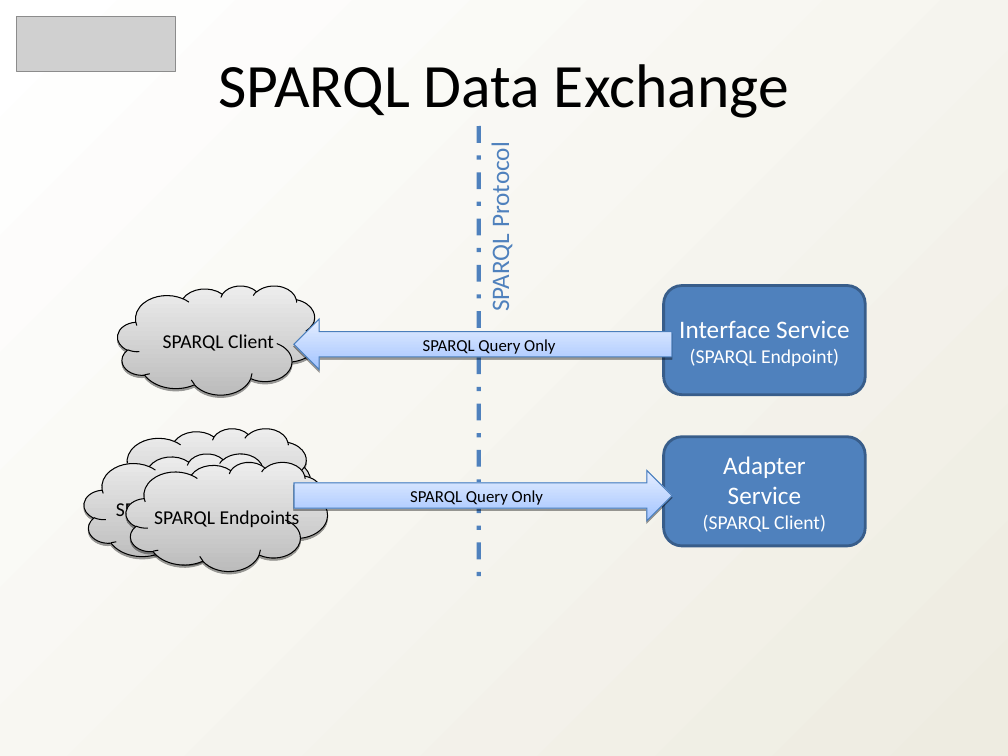
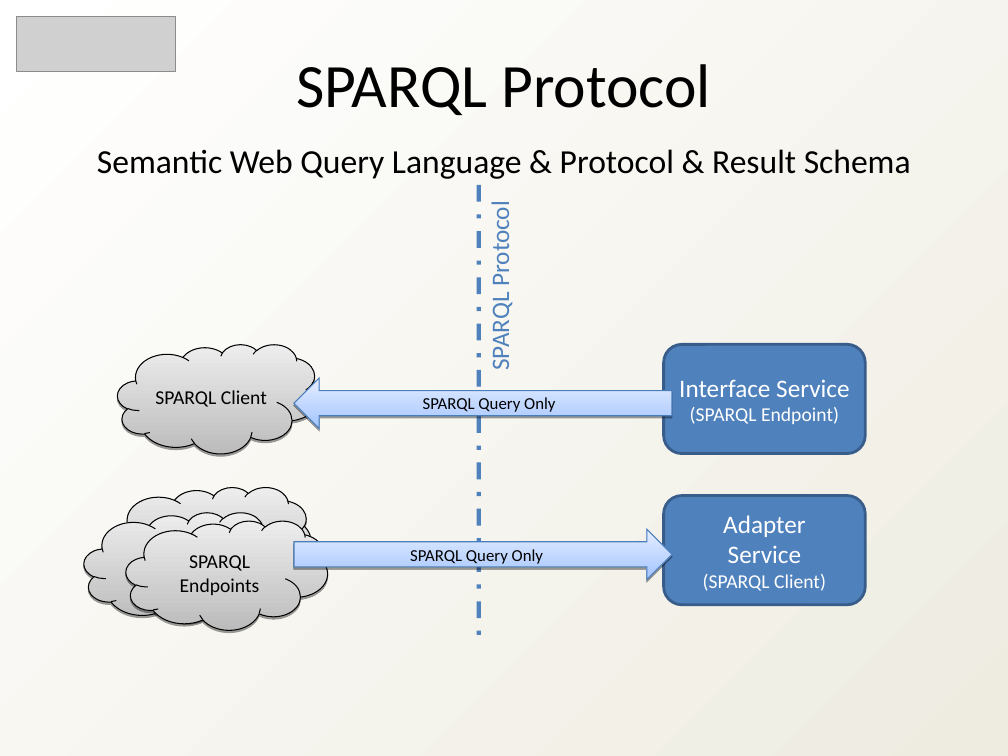
Before and after one commit to heyena/iring-tools, a slide deck: slide 13 of trunk/Documentation/iRINGTools_Overview_v2.1.0.ppt. Drawn at 1008x756 pixels with LibreOffice and Linux fonts; fonts in the diff are those of the drawing; grey boxes stand for pictures. Boxes give left, top, right and bottom in pixels: in the first picture for what was removed or moved away, otherwise in the second. Text is boxed around its words. In the diff, an @@ line names an element or a change of style, - is before the commit and + after.

```diff
--- a/trunk/Documentation/iRINGTools_Overview_v2.1.0.ppt
+++ b/trunk/Documentation/iRINGTools_Overview_v2.1.0.ppt
@@ text at [296,64,711,115]: text changed @@
-SPARQL Data Exchange
+SPARQL Protocol
@@ text added at [97,149,911,179], 24 pt, text #000000 @@
+Semantic Web Query Language & Protocol & Result Schema
@@ 2 right arrows, 2 rounded rectangles, 2 freeform shapes, 1 text, 1 line: place and size @@
-2 right arrows, 2 rounded rectangles, 2 freeform shapes, 1 text, 1 line at [118,126,865,580]
+2 right arrows, 2 rounded rectangles, 2 freeform shapes, 1 text, 1 line at [118,184,865,638]
@@ freeform shape "SPARQL Endpoint": place and size @@
-freeform shape "SPARQL Endpoint" at [84,454,285,562]
+freeform shape "SPARQL Endpoint" at [109,487,310,596]
@@ freeform shape "SPARQL Endpoint": place and size @@
-freeform shape "SPARQL Endpoint" at [109,428,310,537]
+freeform shape "SPARQL Endpoint" at [84,512,285,621]
```
Also in this commit, not shown: 12 other slides changed, 4 slides added, 1 slide removed.
